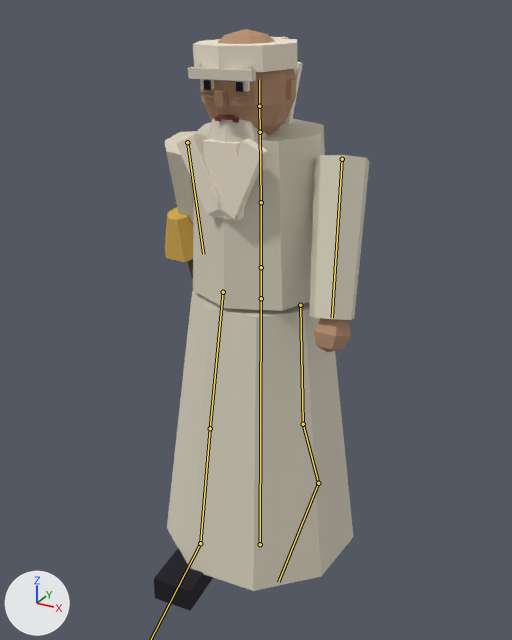
Renders of the glTF model assets3d/npcs/npc_N105.glb from each side of a commit.
One viewpoint serves both versions: a 50 mm lens placed at (0.913, -1.691, 1.681), pointed at (-0.016, -0.001, 0.837). Every picture has the same lights, and +X, +Y and +Z are marked at lower left. The first picture is the older version. Both versions are drawn at frame 8 of the action 'Walk'; the numbers are the values there. The bones that change, and the others that lie on the model, are drawn over the model as lines.

The first picture shows 'npc_N105_part0', 'npc_N105_part1', 'npc_N105_part10', 'npc_N105_part2', 'npc_N105_part3', 'npc_N105_part4', 'npc_N105_part5', 'npc_N105_part6', 'npc_N105_part7', 'npc_N105_part8', 'npc_N105_part9'.
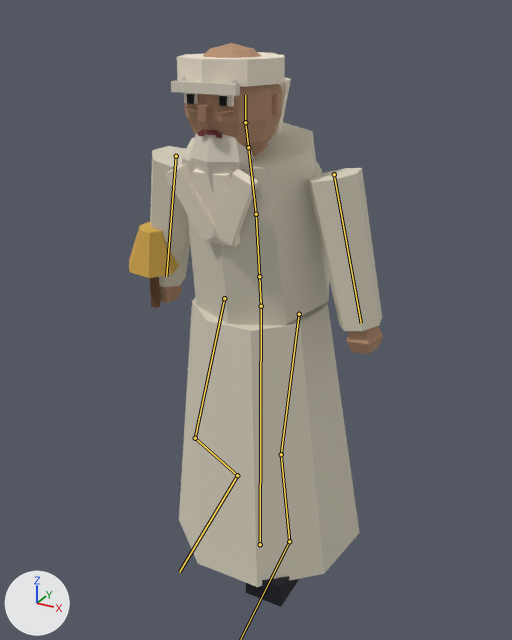
Location of each change, (x1, y1, x2, y2) in pixels of the pictures (512 x 640 px):
'npc_N105_part1', posed (14% wider)
    before: (165, 119, 369, 591)
    after: (150, 122, 382, 587)
'npc_N105_part3', posed (47% wider)
    before: (200, 29, 351, 352)
    after: (160, 43, 383, 354)
'npc_N105_part2', posed (8% taller)
    before: (177, 79, 268, 221)
    after: (165, 93, 258, 247)
'npc_N105_part8', posed
    before: (193, 37, 303, 124)
    after: (177, 52, 291, 135)
'npc_N105_part5', posed
    before: (188, 63, 267, 143)
    after: (171, 76, 253, 192)
'npc_N105_part10', posed
    before: (165, 207, 193, 262)
    after: (129, 222, 179, 278)
'npc_N105_part0', posed
    before: (154, 548, 213, 611)
    after: (246, 576, 299, 607)
'npc_N105_part6', posed
    before: (200, 90, 250, 107)
    after: (183, 104, 234, 122)
'npc_N105_part9', posed (mostly hidden before)
    before: (187, 259, 193, 280)
    after: (150, 277, 161, 308)
'npc_N105_part4', posed
    before: (203, 80, 243, 92)
    after: (187, 94, 227, 106)
bone 'Hips', root to tip
    before: (261, 298) to (261, 267)
    after: (261, 306) to (259, 276)
bone 'Spine', root to tip
    before: (261, 267) to (261, 202)
    after: (259, 276) to (256, 214)
bone 'Chest', root to tip
    before: (261, 202) to (260, 132)
    after: (256, 214) to (248, 147)
bone 'Head', root to tip
    before: (259, 106) to (259, 79)
    after: (245, 122) to (245, 95)
bone 'UpperArm.L', root to tip
    before: (342, 159) to (332, 317)
    after: (334, 174) to (361, 323)
bone 'UpperArm.R', root to tip
    before: (187, 142) to (203, 254)
    after: (176, 156) to (166, 276)
bone 'UpperLeg.L', root to tip
    before: (300, 305) to (303, 424)
    after: (299, 314) to (281, 454)
bone 'LowerLeg.L', root to tip
    before: (303, 424) to (318, 483)
    after: (281, 454) to (289, 541)
bone 'UpperLeg.R', root to tip
    before: (223, 292) to (210, 428)
    after: (224, 298) to (195, 438)
bone 'LowerLeg.R', root to tip
    before: (210, 428) to (200, 543)
    after: (195, 438) to (237, 475)

The change in detail:
Bone 'Hips' (bone_hips) moves from (0.0, 0.004, 0.0) to (0.0, -0.02, 0.0).
Bone 'Hips' (bone_hips) turns from (0, 5, 0) to (5, 1, 0) degrees about its own x, y and z.
Bone 'Spine' (bone_spine) turns from (0, 0, 0) to (2, 0, 0) degrees about its own x, y and z.
Bone 'Chest' (bone_chest) turns from (2, -7, 0) to (5, -1, 0) degrees about its own x, y and z.
Bone 'Head' (bone_head) turns from (0, 3, 0) to (-12, 1, 0) degrees about its own x, y and z.
Bone 'UpperArm.L' (bone_upperarm_l) turns from (-20, -3, -2) to (-8, -1, -7) degrees about its own x, y and z.
Bone 'UpperArm.R' (bone_upperarm_r) turns from (17, -2, -2) to (-4, 1, 7) degrees about its own x, y and z.
Bone 'UpperLeg.L' (bone_upperleg_l) turns from (7, 0, 0) to (-19, 0, 0) degrees about its own x, y and z.
Bone 'LowerLeg.L' (bone_lowerleg_l) turns from (20, 0, 0) to (25, 0, 0) degrees about its own x, y and z.
Bone 'Foot.L' (bone_foot_l) turns from (-26, 0, 0) to (-11, 0, 0) degrees about its own x, y and z.
Bone 'UpperLeg.R' (bone_upperleg_r) turns from (-14, 0, 0) to (-31, 0, 0) degrees about its own x, y and z.
Bone 'LowerLeg.R' (bone_lowerleg_r) turns from (1, 0, 0) to (66, 0, 0) degrees about its own x, y and z.
Bone 'Foot.R' (bone_foot_r) turns from (13, 0, 0) to (-41, 0, 0) degrees about its own x, y and z.
